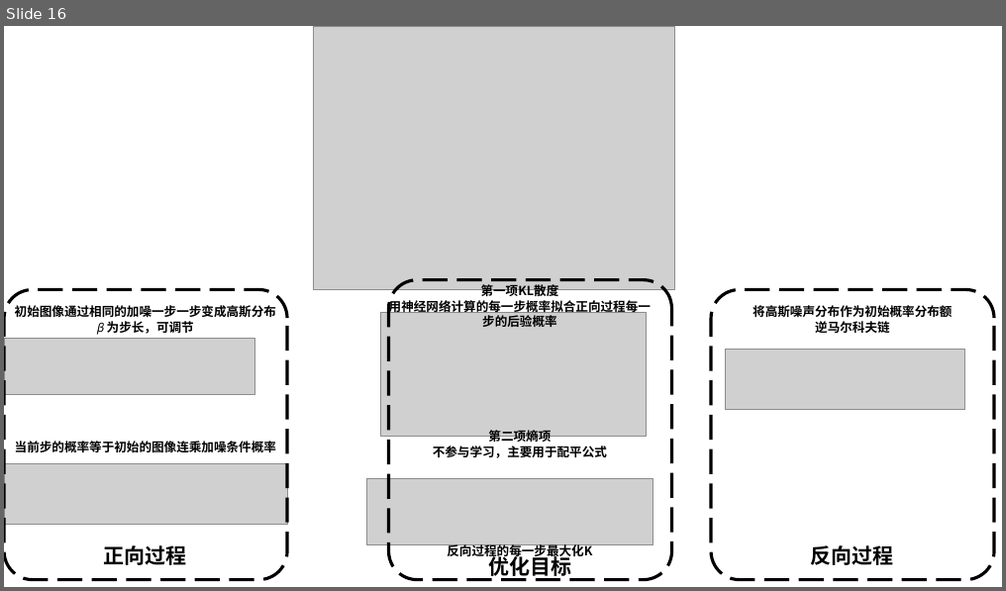
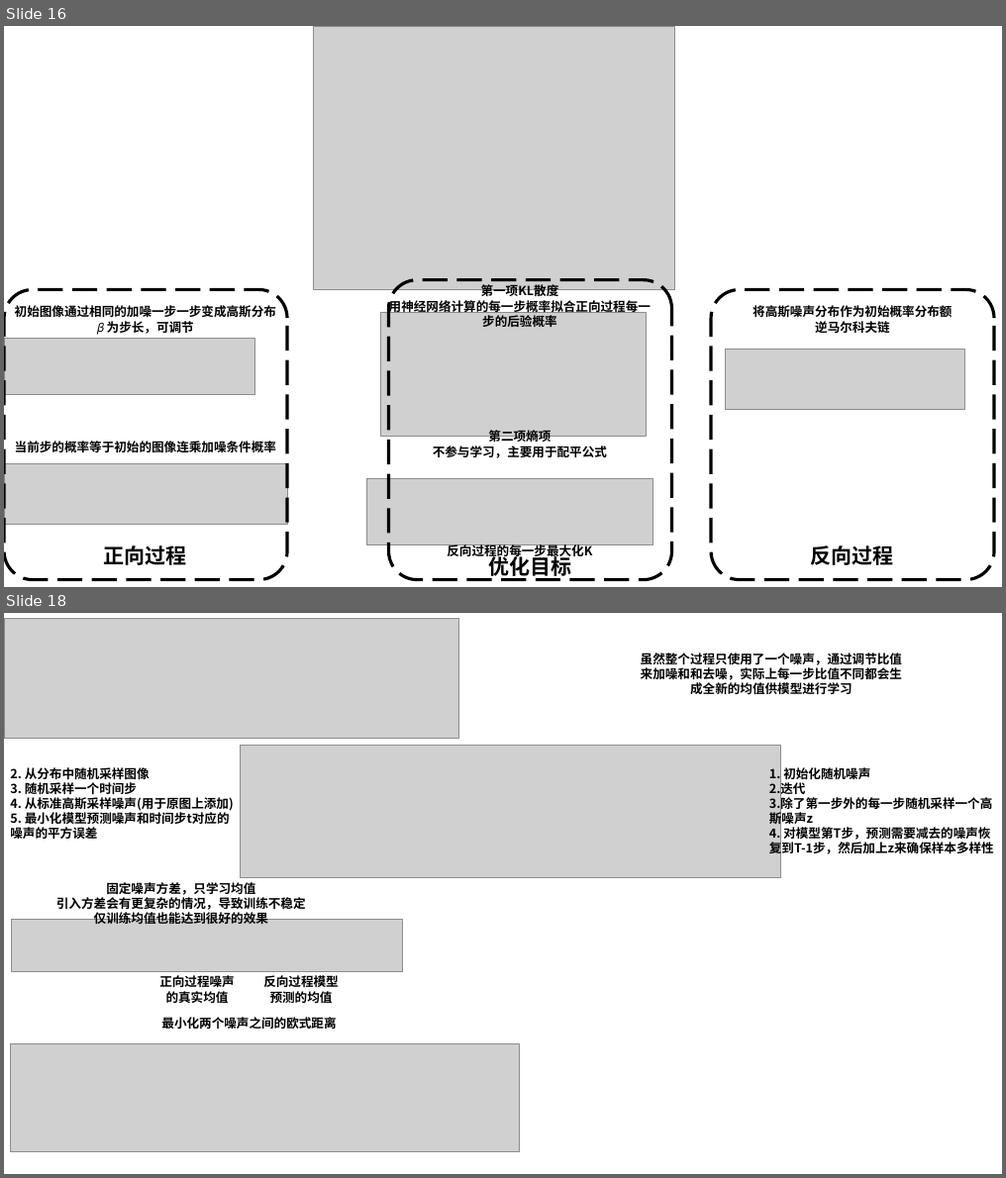
Before and after one commit to Elephant-King9/Paper, a slide deck: Base_Model/GAN+VAE+Diffusion/论文作图.pptx. Shown one above the other, each under a label of ours: slide 16 before the commit, slides 16 and 18 after it; the slides between them are not shown. The pictures are 1006x591 and 1006x1178 pixels, drawn with LibreOffice and Linux fonts; fonts in the diff are those of the drawing; grey boxes stand for pictures. Boxes give left, top, right and bottom in pixels: in the first picture for what was removed or moved away, otherwise in the second. Text is boxed around its words. In the diff, an @@ line names an element or a change of style, - is before the commit and + after.

```diff
--- a/Base_Model/GAN+VAE+Diffusion/论文作图.pptx
+++ b/Base_Model/GAN+VAE+Diffusion/论文作图.pptx
@@ slide 18 added at bbox=[4, 613, 1002, 1174], background #FFFFFF @@
@@ picture added at bbox=[4, 619, 458, 739] @@
@@ text added at bbox=[641, 653, 902, 694], 12 pt, text #000000, bold @@
+虽然整个过程只使用了一个噪声，通过调节比值来加噪和和去噪，实际上每一步比值不同都会生成全新的均值供模型进行学习
@@ picture added at bbox=[240, 745, 780, 877] @@
@@ text added at bbox=[10, 767, 234, 824], 12 pt, text #000000, bold @@
+2. 从分布中随机采样图像
+3. 随机采样一个时间步
+4. 从标准高斯采样噪声(用于原图上添加)
+5. 最小化模型预测噪声和时间步t对应的噪声的平方误差
@@ text added at bbox=[769, 767, 994, 857], 12 pt, text #000000, bold @@
+1. 初始化随机噪声
+2.迭代
+3.除了第一步外的每一步随机采样一个高斯噪声z
+4. 对模型第T步，预测需要减去的噪声恢复到T-1步，然后加上z来确保样本多样性
@@ text added at bbox=[56, 882, 306, 924], 12 pt, text #000000, bold @@
+固定噪声方差，只学习均值
+引入方差会有更复杂的情况，导致训练不稳定
+仅训练均值也能达到很好的效果
@@ picture added at bbox=[12, 920, 402, 971] @@
@@ text added at bbox=[159, 975, 235, 1003], 12 pt, text #000000, bold @@
+正向过程噪声的真实均值
@@ text added at bbox=[263, 975, 339, 1003], 12 pt, text #000000, bold @@
+反向过程模型预测的均值
@@ text added at bbox=[161, 1017, 336, 1029], 12 pt, text #000000, bold @@
+最小化两个噪声之间的欧式距离
@@ picture added at bbox=[11, 1045, 519, 1153] @@
```
Also in this commit, not shown: 1 other slide added, 18 other files.
